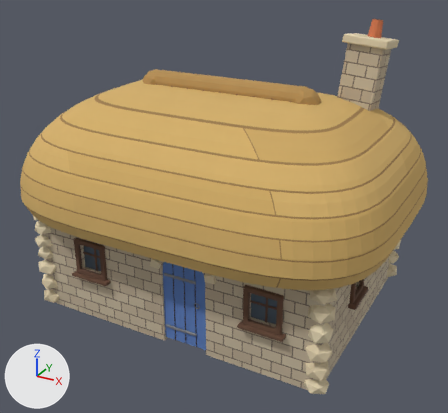
Before and after pictures for a commit that changed the glTF model assets/3D/village/structures/mabel_home.glb.
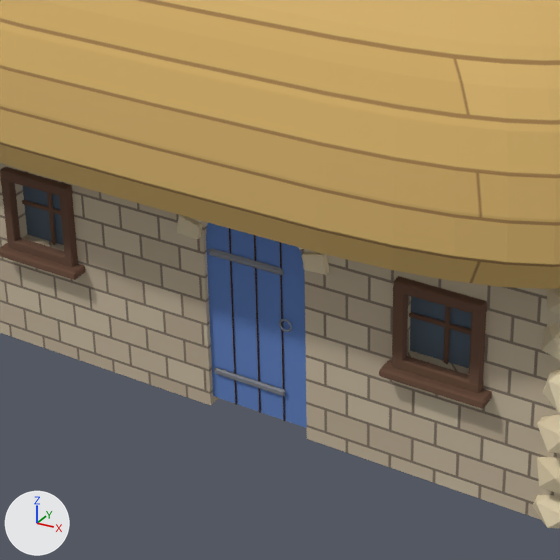
Each version is shown whole from a camera (50 mm lens) standing at (5.65, -10.37, 7.14) and looking at (0.11, -0.3, 2.1), then close up on the part from 16% to 70% of the width and 40% to 99% of the height. The lights are fixed; the arrows at lower left show +X, +Y and +Z. The older version's two pictures come first. Objects named as collision shapes, trigger or cutter boxes, shadow casters or lower levels of detail are left out. Where no turn or scale is listed for an object, it has been applied to the vertices.

Names of what the first close-up shows: 'MabelHome_Door', 'MabelHome_Static_CottageStone', 'MabelHome_Static_Painted', 'MabelHome_Static_Thatch'.
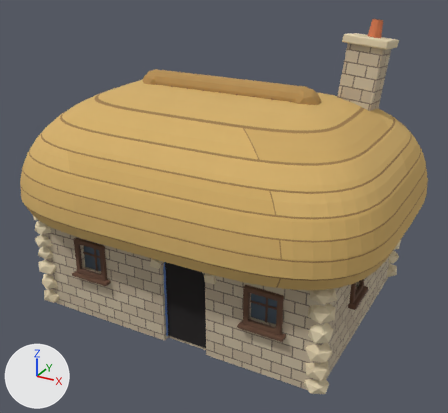
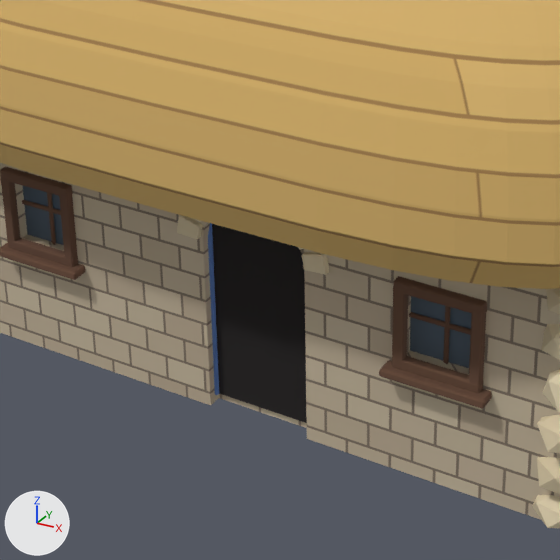
Where the change shows, as pixel boxes (x1, y1, x2, y2) in the close-ups (560 x 560 px):
'MabelHome_Door', turned
    before: (206, 223, 307, 428)
    after: (208, 223, 219, 395)

The change, as a list of edits to the scene's bpy script:
```text
Change ob_mabelhome_door:
    ob_mabelhome_door.rotation_euler: (0.0, 0.0, 0.0) -> (0.0, 0.0, 1.551)  # degrees (0, 0, 0) -> degrees (0, 0, 89)
```
